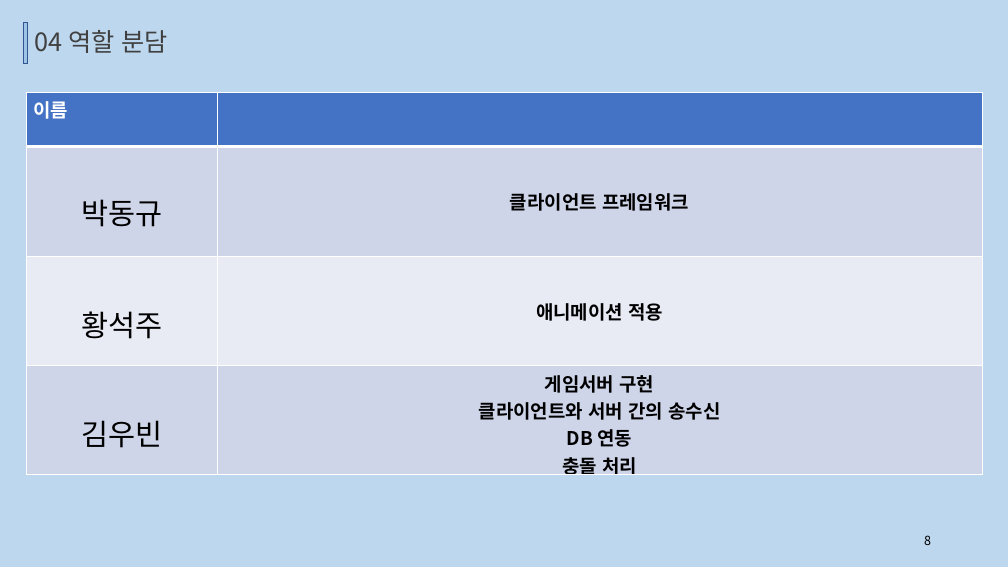
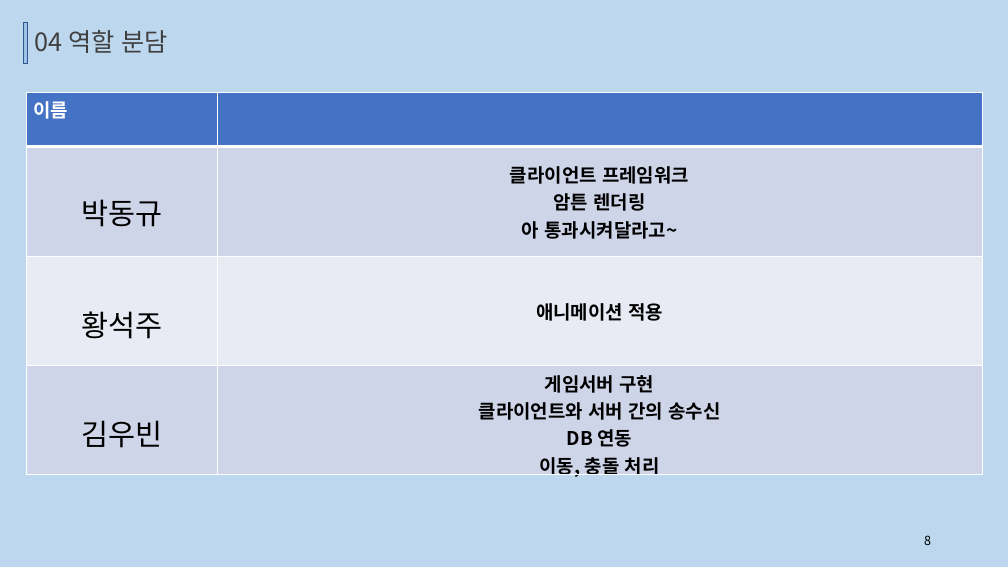
Before and after one commit to TUKoreaEscape/Graduation_Project, a slide deck: slide 8 of Graduation_Document/중간발표.pptx. Drawn at 1008x567 pixels with LibreOffice and Linux fonts; fonts in the diff are those of the drawing. Boxes give left, top, right and bottom in pixels: in the first picture for what was removed or moved away, otherwise in the second. Text is boxed around its words. In the diff, an @@ line names an element or a change of style, - is before the commit and + after.

```diff
--- a/Graduation_Document/중간발표.pptx
+++ b/Graduation_Document/중간발표.pptx
@@ table at box(26, 92, 982, 481) @@
-row 2, column 2: 클라이언트 프레임워크
+row 2, column 2: 클라이언트 프레임워크 / 암튼 렌더링 / 아 통과시켜달라고~
-row 4, column 2: 게임서버 구현 / 클라이언트와 서버 간의 송수신 / DB 연동 / 충돌 처리
+row 4, column 2: 게임서버 구현 / 클라이언트와 서버 간의 송수신 / DB 연동 / 이동, 충돌 처리
```
Also in this commit, not shown: 3 other slides changed, 7 other files.
